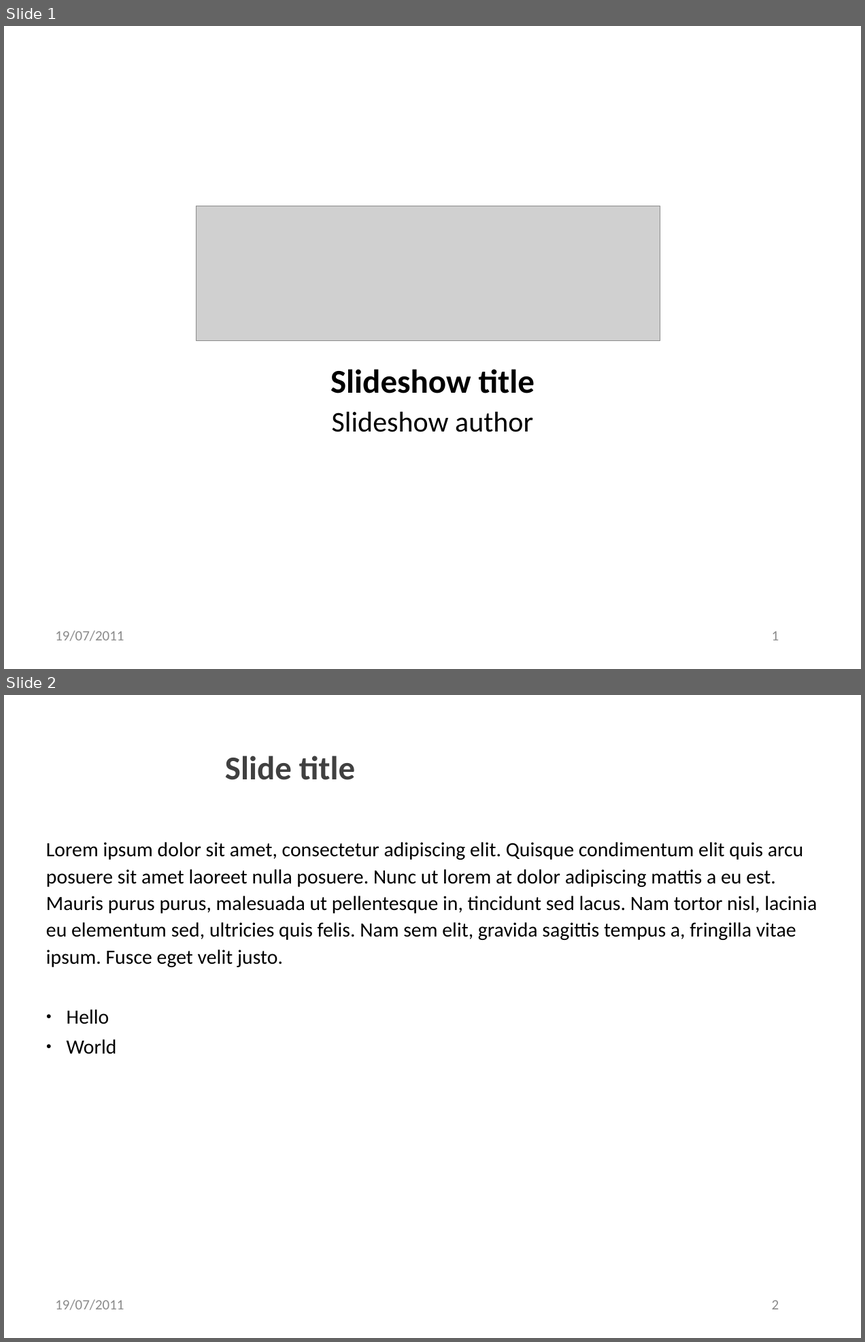
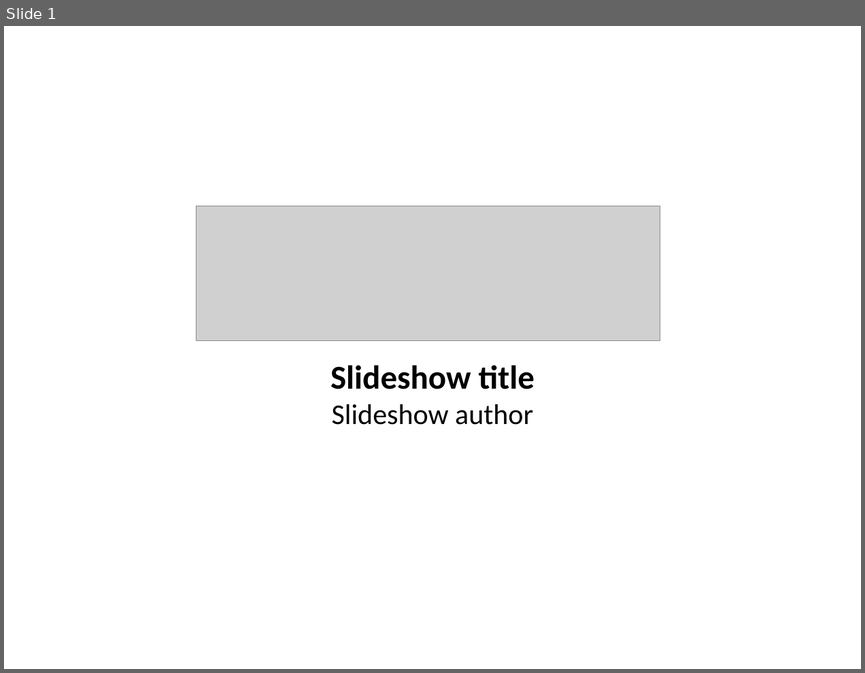
Before and after one commit to easysoa/EasySOA, a slide deck: communication/SlideshowTpl.odp. Shown one above the other, each under a label of ours: slides 1 and 2 before the commit, slide 1 after it. The pictures are 865x1342 and 865x673 pixels, drawn with LibreOffice and Linux fonts; fonts in the diff are those of the drawing; grey boxes stand for pictures; background and template pictures are left out. Boxes give left, top, right and bottom in pixels: in the first picture for what was removed or moved away, otherwise in the second. Text is boxed around its words. In the diff, an @@ line names an element or a change of style, - is before the commit and + after.

Commit message:
Improved OpenDocument version of the slideshow tpl

```diff
--- a/communication/SlideshowTpl.odp
+++ b/communication/SlideshowTpl.odp
@@ slide 2 removed at (x1=4, y1=695, x2=861, y2=1338), background #FFFFFF @@
@@ text removed at (x1=225, y1=756, x2=355, y2=780) @@
-Slide title
@@ text removed at (x1=46, y1=842, x2=817, y2=1054) @@
-Lorem ipsum dolor sit amet, consectetur adipiscing elit. Quisque condimentum elit quis arcu posuere sit amet laoreet nulla posuere. Nunc ut lorem at dolor adipiscing mattis a eu est. Mauris purus purus, malesuada ut pellentesque in, tincidunt sed lacus. Nam tortor nisl, lacinia eu elementum sed, ultricies quis felis. Nam sem elit, gravida sagittis tempus a, fringilla vitae ipsum. Fusce eget velit justo.
-● Hello
-● World
@@ text removed at (x1=55, y1=1299, x2=124, y2=1310) @@
-19/07/2011
@@ page number removed at (x1=772, y1=1300, x2=779, y2=1309) @@
-2
@@ slide 1 changed as well @@
@@ text "Slideshow title" at (x1=330, y1=365, x2=534, y2=424): line spacing 1.1 to 1 @@
@@ text removed at (x1=55, y1=630, x2=124, y2=641) @@
-19/07/2011
@@ page number removed at (x1=772, y1=631, x2=779, y2=640) @@
-1
```
Also in this commit, not shown: 1 slide added.
